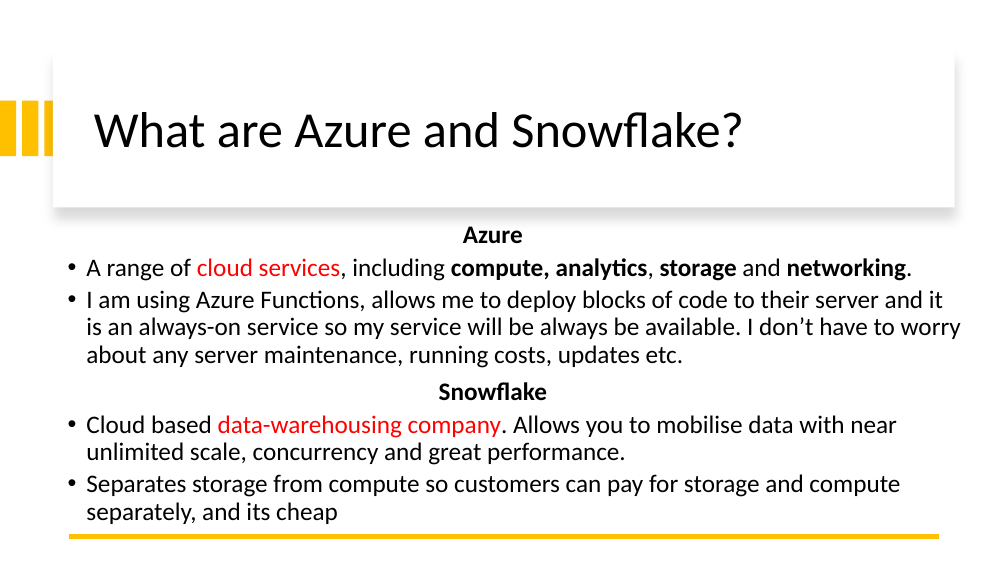
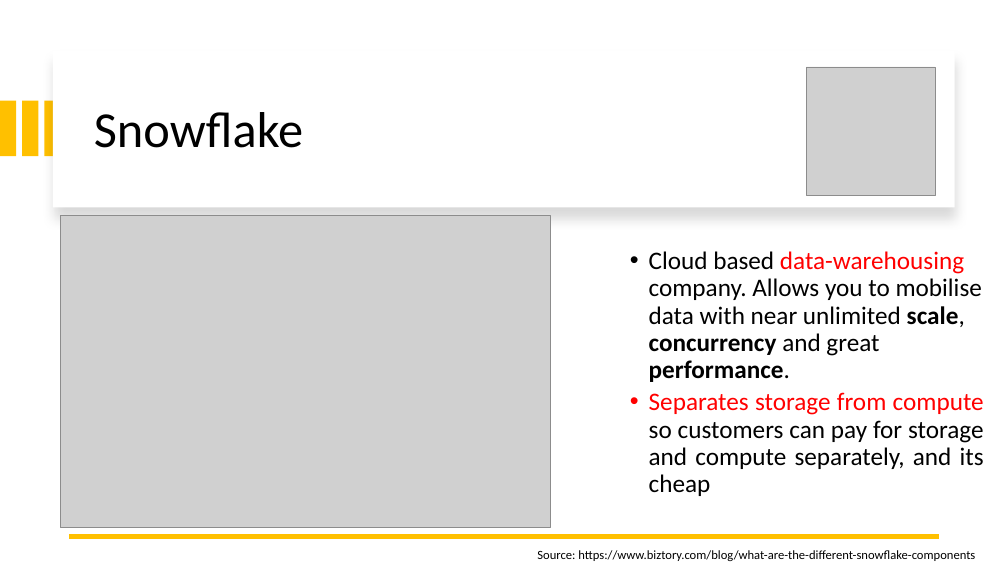
Before and after one commit to GavinAren/SnowflakeEmployeeDataEndpointProjectBackup, a slide deck: slide 5 of Final InStep Presentation.pptx (slide 2 before the commit). Drawn at 1008x567 pixels with LibreOffice and Linux fonts; fonts in the diff are those of the drawing; grey boxes stand for pictures. Boxes give left, top, right and bottom in pixels: in the first picture for what was removed or moved away, otherwise in the second. Text is boxed around its words. In the diff, an @@ line names an element or a change of style, - is before the commit and + after.

Commit message:
final presentation edited

```diff
--- a/Final InStep Presentation.pptx
+++ b/Final InStep Presentation.pptx
@@ picture added at (807,67,935,196) @@
@@ title at (94,112,303,148): text changed @@
-What are Azure and Snowflake?
+Snowflake
@@ text "Cloud based data-warehousing company. Allows ...": place and size @@
-text "Cloud based data-warehousing company. Allows ..." at (86,226,961,524)
+text "Cloud based data-warehousing company. Allows ..." at (649,251,984,496)
@@ text "Cloud based data-warehousing company. Allows ..." at (649,251,984,496): text colour #FF0000 to #000000 in "company."; bold on in "scale, concurrency performance."; text colour #000000 to #FF0000 in "Separates storage from compute"; alignment left to justified @@
@@ picture added at (60,216,551,528) @@
@@ text at (86,226,961,400): paragraphs removed @@
-Azure
-  • A range of cloud services, including compute, analytics, storage and networking.
-  • I am using Azure Functions, allows me to deploy blocks of code to their server and it is an always-on service so my service will be always be available. I don’t have to worry about any server maintenance, running costs, updates etc.
-Snowflake
@@ text added at (537,550,975,561), 12 pt, text #000000 @@
+Source: https://www.biztory.com/blog/what-are-the-different-snowflake-components
```
Also in this commit, not shown: 5 other slides changed, 2 slides added, 1 slide removed, 1 other file.
